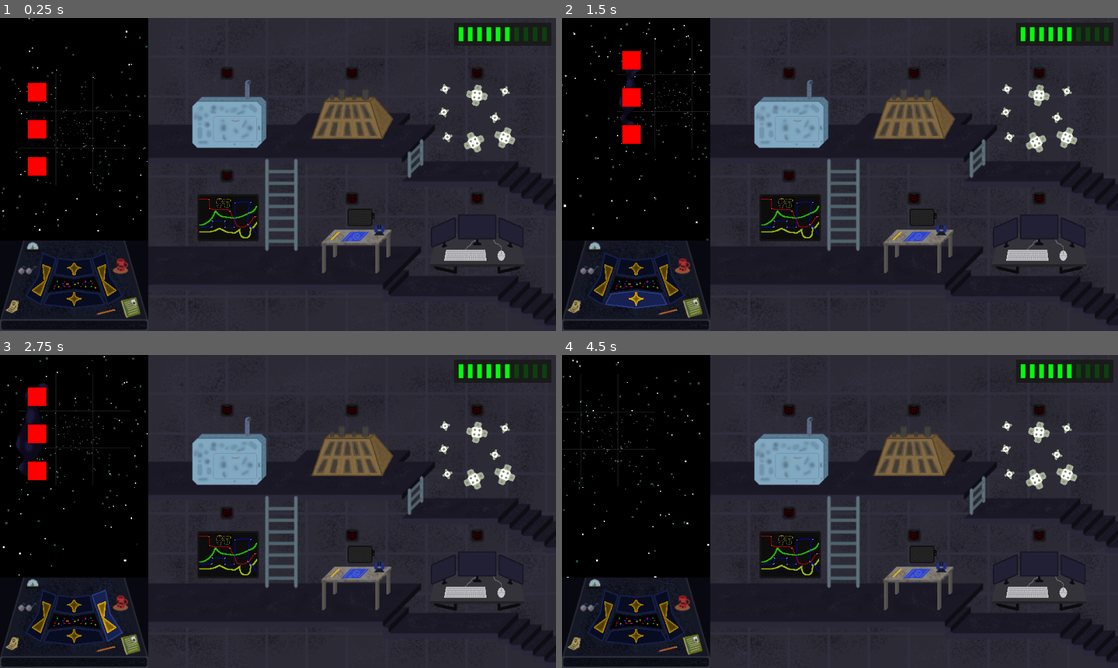
Above: before the commit, frames 1-4 (two rows, left to right).
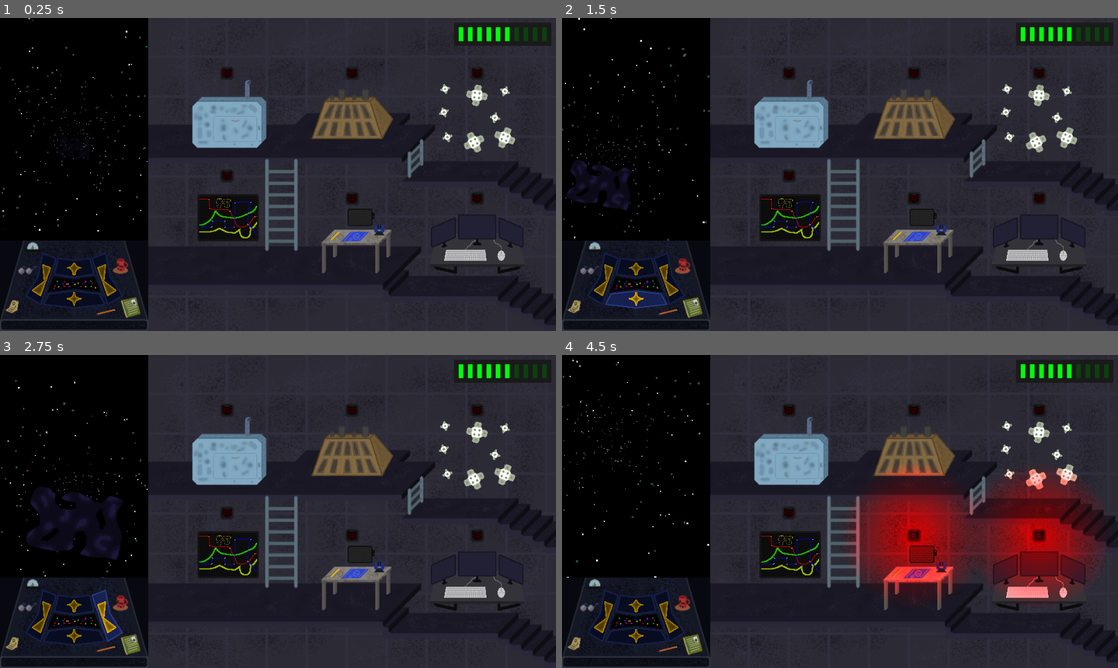
Above: after the commit, the same moments.

Repository: kedalovo/-SG-Spaceship-Management
Game: Godot game, scene res://Game Scene/Game.tscn
Two runs of this game, one before a commit and one after it. Both use one fixed random seed, a clock stepped at 60 frames per second and the inputs below.
Inputs (mouse positions are in pixels of both pictures, inside the frame that each line leads up to):
- Up to frame 1 (0.25 s): no input
- Up to frame 2 (1.5 s): click (600, 277) at 0.5 s; click (634, 302) at 1.25 s
- Up to frame 3 (2.75 s): click (105, 614) at 2 s
- Up to frame 4 (4.5 s): click (634, 605) at 2.75 s; move the mouse to (962, 495) at 3.52 s; hold Right (right) 3.53-4.28 s; hold ` (test) 3.53-4.28 s; click (962, 495) at 3.67 s; move the mouse to (728, 527) at 4.27 s; hold Down (down) from 4.28 s (still down); tap Space (test1) at 4.35 s; click (728, 527) at 4.42 s

The runs differ from the first frame. In frame 1, 0.7% of the frame differs, in the area x 3-17%, y 17-54%; in frame 2, 1.7%; in frame 3, 2.6%; in frame 4, 14%, in the area x 0-98%, y 6-79%.

Commit message:
Fixed ambiguous coordinates in Space. Asteroids now rotate correctly. Started working on system upgrades

Diff:
--- a/Game Scene/game.gd
+++ b/Game Scene/game.gd
@@ -44,26 +44,31 @@
 
 func _input(event: InputEvent) -> void:
 	if event.is_action_pressed(&"esc"):
-		get_tree().quit()
+		quit_game()
 	if event.is_action_pressed(&"test1"):
 		pass
 	if event.is_action_pressed(&"test"):
 		pass
 	if event.is_action_pressed(&"left"):
+		space.move(Vector2.LEFT)
+	if event.is_action_pressed(&"right"):
 		space.move(Vector2.RIGHT)
-	if event.is_action_pressed(&"right"):
-		space.move(Vector2.LEFT)
 	if event.is_action_pressed(&"up"):
+		space.move(Vector2.UP)
+	if event.is_action_pressed(&"down"):
 		space.move(Vector2.DOWN)
-	if event.is_action_pressed(&"down"):
-		space.move(Vector2.UP)
 
 
 func _notification(what: int) -> void:
 	# Gets rid of the annoying errors and warnings about leaking two textures when closing game (the cursor textures)
 	if what == NOTIFICATION_WM_CLOSE_REQUEST:
-		Input.set_custom_mouse_cursor(null, Input.CURSOR_ARROW)
-		Input.set_custom_mouse_cursor(null, Input.CURSOR_POINTING_HAND)
+		quit_game()
+
+
+func quit_game() -> void:
+	Input.set_custom_mouse_cursor(null, Input.CURSOR_ARROW)
+	Input.set_custom_mouse_cursor(null, Input.CURSOR_POINTING_HAND)
+	get_tree().quit()
 
 
 func _on_system_sprite_pressed(system_index: int) -> void:
--- a/Hazards/Asteroid/asteroid.gd
+++ b/Hazards/Asteroid/asteroid.gd
@@ -3,11 +3,8 @@
 
 func set_visuals(size: game_manager.asteroid_types, is_vertical: bool) -> void:
 	$Pivot/Sprite.texture = game_manager.get_asteroid_texture(size)
-	$Pivot/Sprite.position = game_manager.get_asteroid_offset(size)
 	if is_vertical:
 		$Pivot/Sprite.rotation_degrees = 90.0
-		var new_pos = game_manager.get_asteroid_offset(size)
-		$Pivot/Sprite.position = Vector2(new_pos.y, new_pos.x)
 
 
 func set_types(types: Array[game_manager.damage_types]) -> void:
--- a/Hazards/hazard.tscn
+++ b/Hazards/hazard.tscn
@@ -11,10 +11,11 @@
 autostart = true
 
 [node name="ColorRect" type="ColorRect" parent="."]
-offset_left = -16.0
-offset_top = -16.0
-offset_right = 16.0
-offset_bottom = 16.0
+visible = false
+offset_left = -8.0
+offset_top = -8.0
+offset_right = 8.0
+offset_bottom = 8.0
 color = Color(1, 0, 0, 1)
 
 [connection signal="timeout" from="Timer" to="." method="_on_timer_timeout"]
--- a/Space/space.gd
+++ b/Space/space.gd
@@ -21,13 +21,14 @@
 
 var hazard_spots: Dictionary
 
+var current_grid_pos: Vector2 = Vector2.ZERO
 var current_pos: Vector2 = Vector2.ZERO
 
 var is_moving: bool = false
 
 
 func _ready() -> void:
-	create_asteroid(game_manager.asteroid_types.MEDIUM, Vector2.LEFT + Vector2.UP, 3.0, true, [game_manager.damage_types.ELECTRICITY])
+	create_asteroid(game_manager.asteroid_types.LARGE, Vector2.LEFT, 3.0, false, [game_manager.damage_types.ELECTRICITY])
 
 
 func create_asteroid(size: game_manager.asteroid_types, spot: Vector2, time: float, is_vertical: bool = false, types: Array[game_manager.damage_types] = [game_manager.damage_types.PHYSICAL]) -> void:
@@ -50,16 +51,17 @@
 					if Vector2(spot.x, spot.y + i) in hazard_spots or spot.y + i > 1:
 						push_warning("Tried creating a medium asteroid in ", spot, ", which is busy or out of bounds at ", spot.y + i, ", vertical: ", is_vertical)
 						return
+				asteroid.position = Vector2(spot.x * 64, (spot.y + 1) * 64)
 			else:
 				for i in 3:
 					if Vector2(spot.x + i, spot.y) in hazard_spots or spot.x + i > 1:
 						push_warning("Tried creating a medium asteroid in ", spot, ", which is busy or out of bounds at ", spot.x + i, ", vertical: ", is_vertical)
 						return
+				asteroid.position = Vector2((spot.x + 1) * 64, spot.y * 64)
 			asteroid.set_types(types)
 			asteroid.set_time(time)
 			asteroid.set_visuals(size, is_vertical)
 			hazard_visuals.add_child(asteroid)
-			asteroid.position = Vector2(spot.x * 64, spot.y * 64)
 			if is_vertical:
 				for i in 3:
 					create_hazard(Vector2(spot.x, spot.y + i), time, 2, types)
@@ -73,17 +75,18 @@
 						if Vector2(spot.x - j, spot.y + i) in hazard_spots or spot.y + i > 1 or spot.x - j < -1:
 							push_warning("Tried creating a large asteroid in ", spot, ", which is busy or out of bounds at ", Vector2(spot.x - j, spot.y + i), ", vertical: ", is_vertical)
 							return
+				asteroid.position = Vector2((spot.x - 0.5) * 64, (spot.y + 1) * 64)
 			else:
 				for i in 3:
 					for j in 2:
 						if Vector2(spot.x + i, spot.y + j) in hazard_spots or spot.y + j > 1 or spot.x + i > 1:
 							push_warning("Tried creating a large asteroid in ", spot, ", which is busy or out of bounds at ", Vector2(spot.x + i, spot.y + j), ", vertical: ", is_vertical)
 							return
+				asteroid.position = Vector2((spot.x + 1) * 64, (spot.y + 0.5) * 64)
 			asteroid.set_types(types)
 			asteroid.set_time(time)
 			asteroid.set_visuals(size, is_vertical)
 			hazard_visuals.add_child(asteroid)
-			asteroid.position = Vector2(spot.x * 64, spot.y * 64)
 			if is_vertical:
 				for i in 3:
 					for j in 2:
@@ -106,11 +109,11 @@
 	hazard_spots[spot] = hazard
 	hazard.set_time(time)
 	incoming_hazards.add_child(hazard)
-	hazard.position = Vector2(spot.x * 64, -spot.y * 64)
+	hazard.position = Vector2(spot.x * 64, spot.y * 64)
 
 
 func hit(spot: Vector2, strength: int, type: game_manager.damage_types) -> void:
-	if spot == -current_pos:
+	if spot == -current_grid_pos:
 		damaged.emit(strength, type)
 	hazard_spots.erase(spot)
 
@@ -124,10 +127,11 @@
 		Vector2.UP:
 			if current_pos.y >= 0:
 				current_pos.y -= 1
-				var new_pos := current_pos.y * 64
-				var new_pos_mid := current_pos.y * 48
-				var new_pos_close := current_pos.y * 32
-				var hazard_pos := current_pos.y * 56
+				current_grid_pos.y += 1
+				var new_pos := current_grid_pos.y * 64
+				var new_pos_mid := current_grid_pos.y * 48
+				var new_pos_close := current_grid_pos.y * 32
+				var hazard_pos := current_grid_pos.y * 56
 				tween.set_parallel()
 				tween.tween_property(far_particles, "position:y", new_pos, TWEEN_TIME).set_trans(Tween.TRANS_CUBIC).set_ease(Tween.EASE_OUT)
 				tween.tween_property(middle_particles, "position:y", new_pos_mid, TWEEN_TIME).set_trans(Tween.TRANS_CUBIC).set_ease(Tween.EASE_OUT)
@@ -138,10 +142,11 @@
 		Vector2.DOWN:
 			if current_pos.y <= 0:
 				current_pos.y += 1
-				var new_pos := current_pos.y * 64
-				var new_pos_mid := current_pos.y * 48
-				var new_pos_close := current_pos.y * 32
-				var hazard_pos := current_pos.y * 56
+				current_grid_pos.y -= 1
+				var new_pos := current_grid_pos.y * 64
+				var new_pos_mid := current_grid_pos.y * 48
+				var new_pos_close := current_grid_pos.y * 32
+				var hazard_pos := current_grid_pos.y * 56
 				tween.set_parallel()
 				tween.tween_property(far_particles, "position:y", new_pos, TWEEN_TIME).set_trans(Tween.TRANS_CUBIC).set_ease(Tween.EASE_OUT)
 				tween.tween_property(middle_particles, "position:y", new_pos_mid, TWEEN_TIME).set_trans(Tween.TRANS_CUBIC).set_ease(Tween.EASE_OUT)
@@ -152,10 +157,11 @@
 		Vector2.LEFT:
 			if current_pos.x >= 0:
 				current_pos.x -= 1
-				var new_pos := current_pos.x * 64
-				var new_pos_mid := current_pos.x * 48
-				var new_pos_close := current_pos.x * 32
-				var hazard_pos := current_pos.x * 56
+				current_grid_pos.x += 1
+				var new_pos := current_grid_pos.x * 64
+				var new_pos_mid := current_grid_pos.x * 48
+				var new_pos_close := current_grid_pos.x * 32
+				var hazard_pos := current_grid_pos.x * 56
 				tween.set_parallel()
 				tween.tween_property(far_particles, "position:x", new_pos, TWEEN_TIME).set_trans(Tween.TRANS_CUBIC).set_ease(Tween.EASE_OUT)
 				tween.tween_property(middle_particles, "position:x", new_pos_mid, TWEEN_TIME).set_trans(Tween.TRANS_CUBIC).set_ease(Tween.EASE_OUT)
@@ -166,10 +172,11 @@
 		Vector2.RIGHT:
 			if current_pos.x <= 0:
 				current_pos.x += 1
-				var new_pos := current_pos.x * 64
-				var new_pos_mid := current_pos.x * 48
-				var new_pos_close := current_pos.x * 32
-				var hazard_pos := current_pos.x * 56
+				current_grid_pos.x -= 1
+				var new_pos := current_grid_pos.x * 64
+				var new_pos_mid := current_grid_pos.x * 48
+				var new_pos_close := current_grid_pos.x * 32
+				var hazard_pos := current_grid_pos.x * 56
 				tween.set_parallel()
 				tween.tween_property(far_particles, "position:x", new_pos, TWEEN_TIME).set_trans(Tween.TRANS_CUBIC).set_ease(Tween.EASE_OUT)
 				tween.tween_property(middle_particles, "position:x", new_pos_mid, TWEEN_TIME).set_trans(Tween.TRANS_CUBIC).set_ease(Tween.EASE_OUT)
--- a/Space/space.tscn
+++ b/Space/space.tscn
@@ -141,7 +141,7 @@
 position = Vector2(128, 192)
 
 [node name="Separators" type="Node2D" parent="Grid"]
-modulate = Color(1, 1, 1, 0.27451)
+modulate = Color(1, 1, 1, 0)
 
 [node name="HSeparator" type="HSeparator" parent="Grid/Separators"]
 offset_left = -96.0
